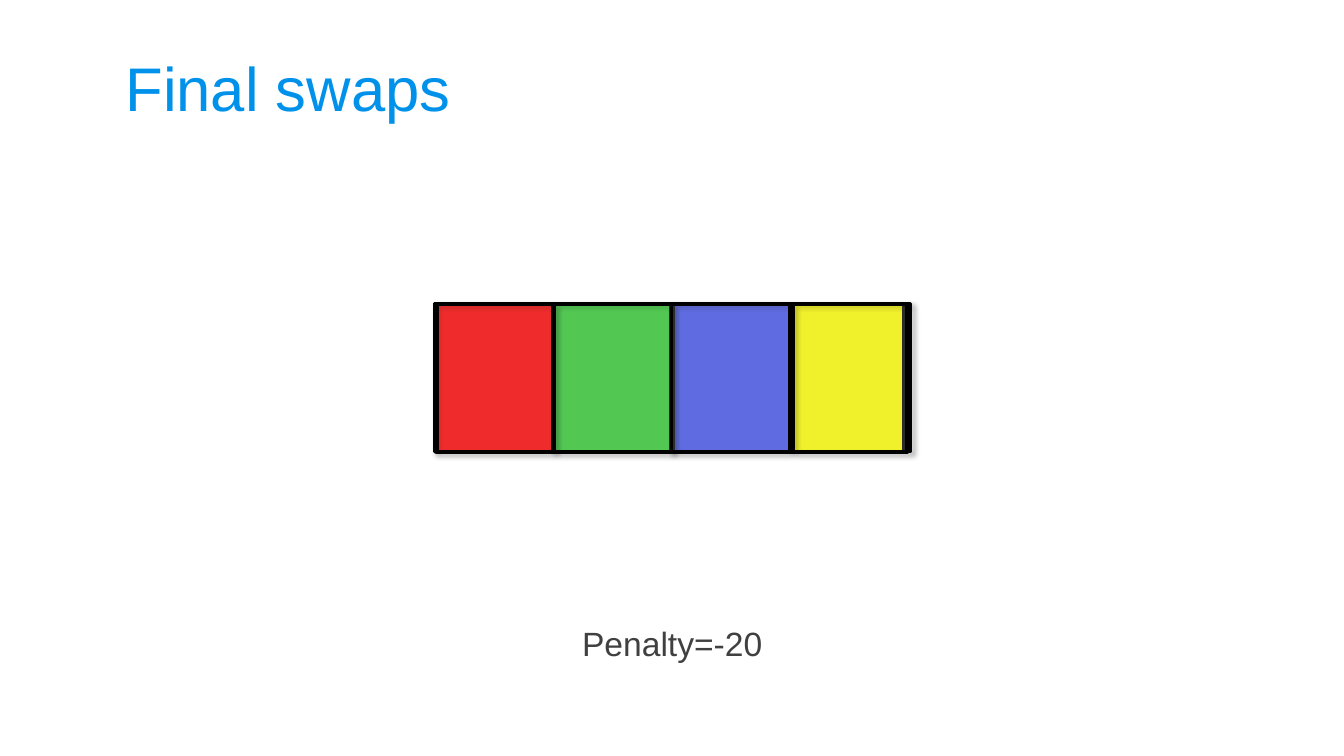
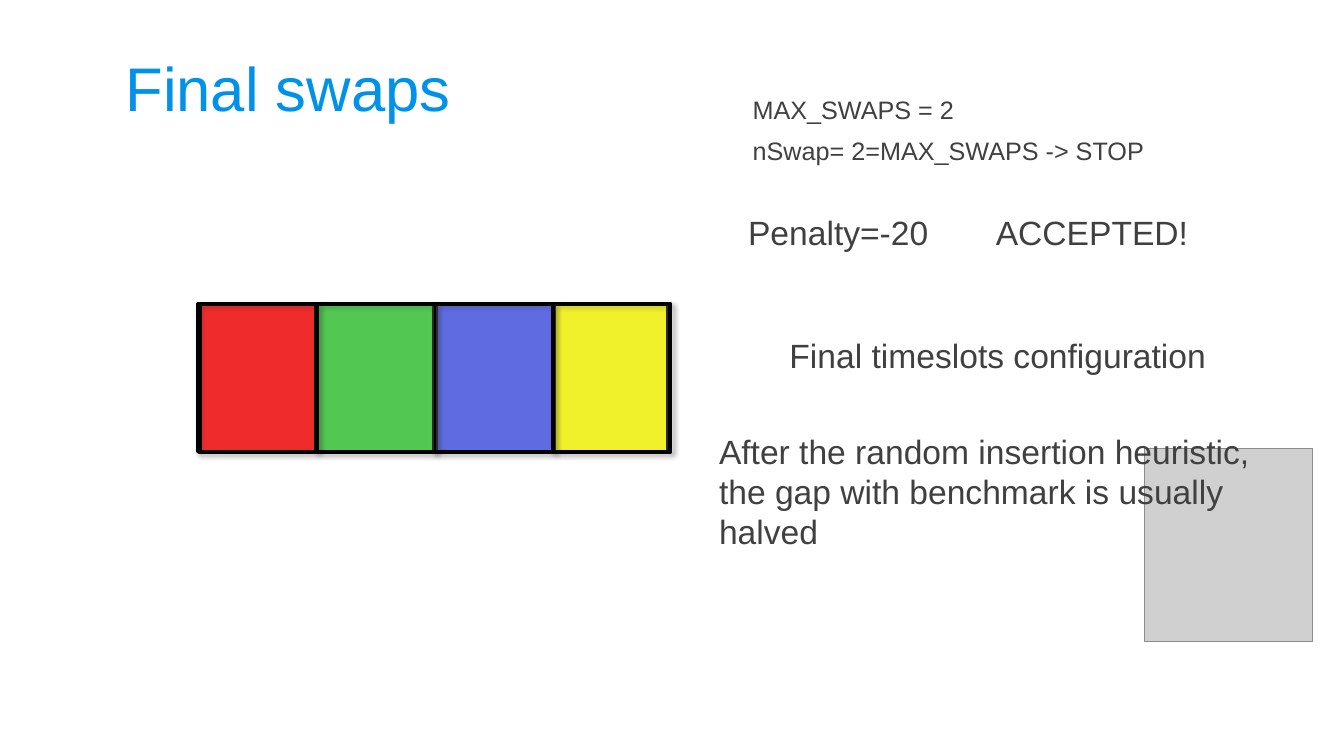
Before and after one commit to CarolinaBianchi/ETPsolver, a slide deck: slide 25 of Optimization/doc/ETPslides_OMAAL_group11.pptx (slide 24 before the commit). Drawn at 1344x756 pixels with LibreOffice and Linux fonts; fonts in the diff are those of the drawing; grey boxes stand for pictures; background and template pictures are left out. Boxes give left, top, right and bottom in pixels: in the first picture for what was removed or moved away, otherwise in the second. Text is boxed around its words. In the diff, an @@ line names an element or a change of style, - is before the commit and + after.

```diff
--- a/Optimization/doc/ETPslides_OMAAL_group11.pptx
+++ b/Optimization/doc/ETPslides_OMAAL_group11.pptx
@@ text added at (x1=753, y1=101, x2=954, y2=124), 18 pt, text #404040 @@
+MAX_SWAPS = 2
@@ text added at (x1=753, y1=142, x2=1144, y2=166), 18 pt, text #404040 @@
+nSwap= 2=MAX_SWAPS -> STOP
@@ text "Penalty=-20" moved from (x1=582, y1=631, x2=762, y2=663) to (x1=748, y1=220, x2=928, y2=252) @@
@@ text added at (x1=996, y1=221, x2=1188, y2=246), 24 pt, text #404040 @@
+ACCEPTED!
@@ 8 rectangles moved together from (x1=435, y1=303, x2=907, y2=452) to (x1=198, y1=303, x2=670, y2=452) @@
@@ rectangle moved from (x1=793, y1=303, x2=911, y2=452) to (x1=554, y1=303, x2=671, y2=452) @@
@@ text added at (x1=789, y1=343, x2=1205, y2=375), 24 pt, text #404040 @@
+Final timeslots configuration
@@ text added at (x1=719, y1=437, x2=1249, y2=545), 24 pt, text #404040 @@
+After the random insertion heuristic, the gap with benchmark is usually halved
@@ picture added at (x1=1144, y1=449, x2=1313, y2=641) @@
```
Also in this commit, not shown: 4 other slides changed, 2 slides added, 1 slide removed.
